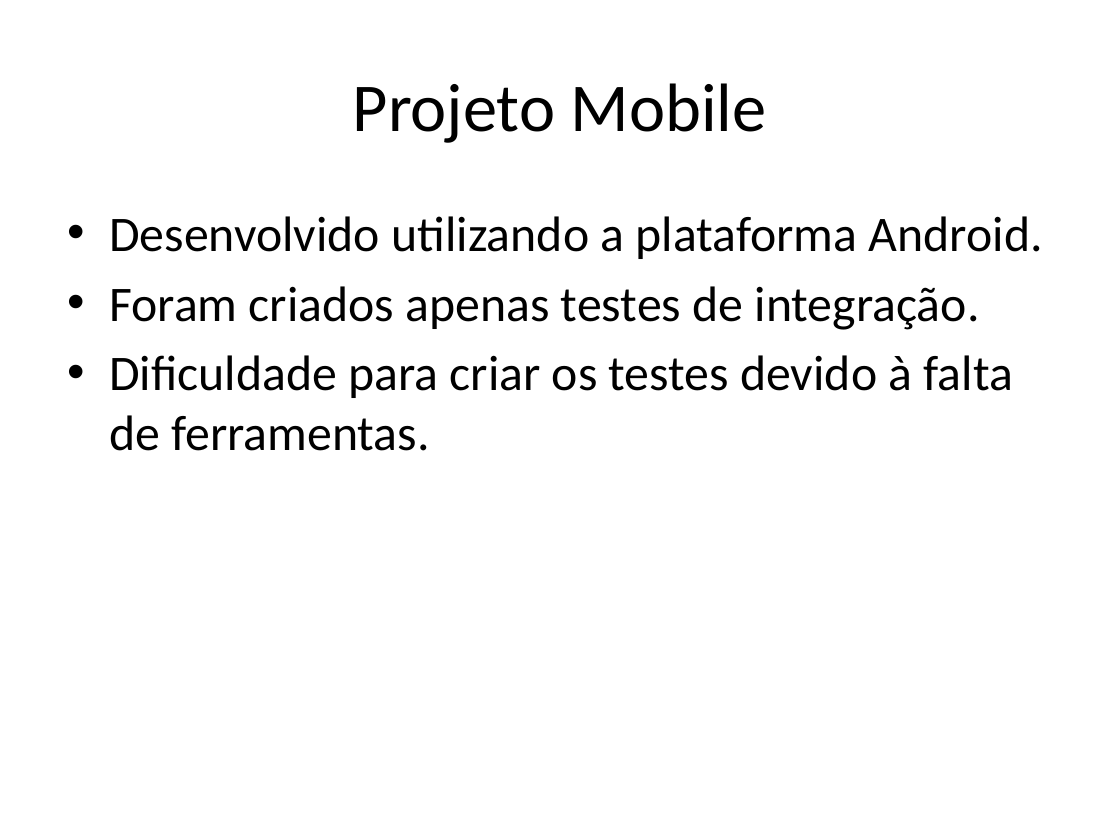
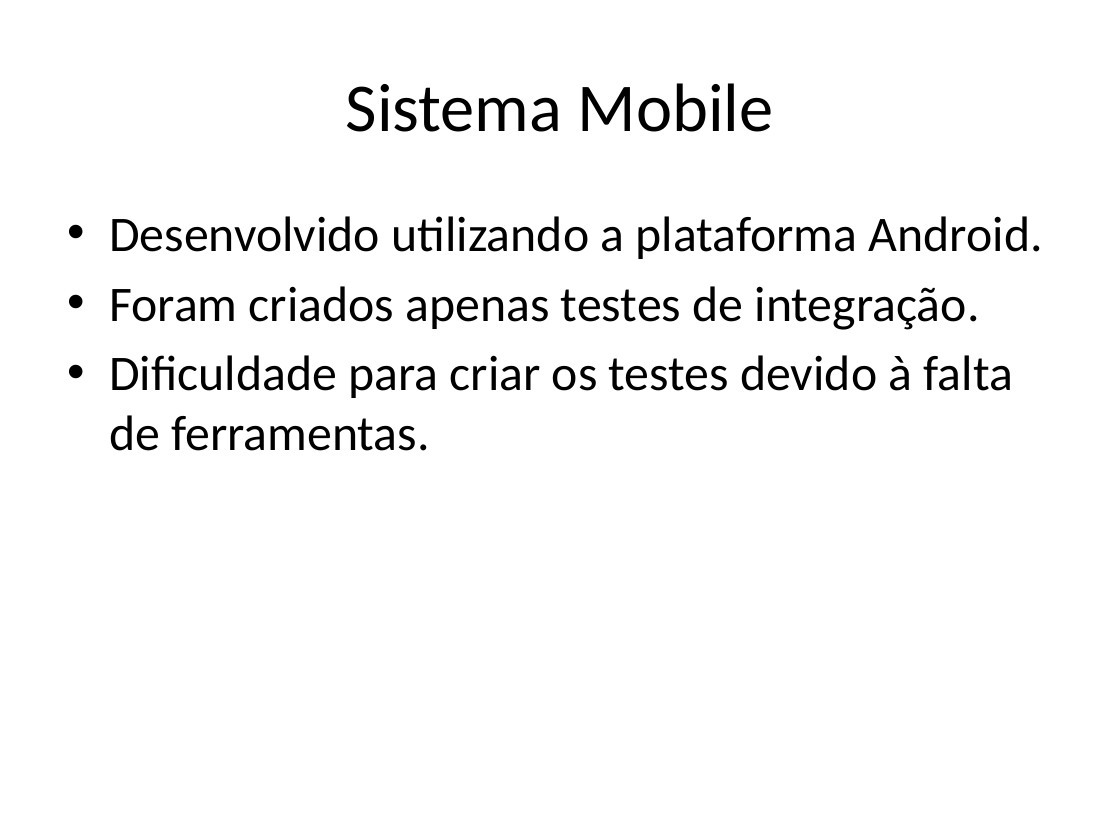
Before and after one commit to jpjcjbr/tccjp, a slide deck: slide 16 of apresentacao tcc.pptx (slide 14 before the commit). Drawn at 1120x840 pixels with LibreOffice and Linux fonts; fonts in the diff are those of the drawing. Boxes give left, top, right and bottom in pixels: in the first picture for what was removed or moved away, otherwise in the second. Text is boxed around its words. In the diff, an @@ line names an element or a change of style, - is before the commit and + after.

```diff
--- a/apresentacao tcc.pptx
+++ b/apresentacao tcc.pptx
@@ title at [346,83,774,132]: text changed @@
-Projeto Mobile
+Sistema Mobile
```
Also in this commit, not shown: 11 other slides changed, 3 slides added, 1 other file.
